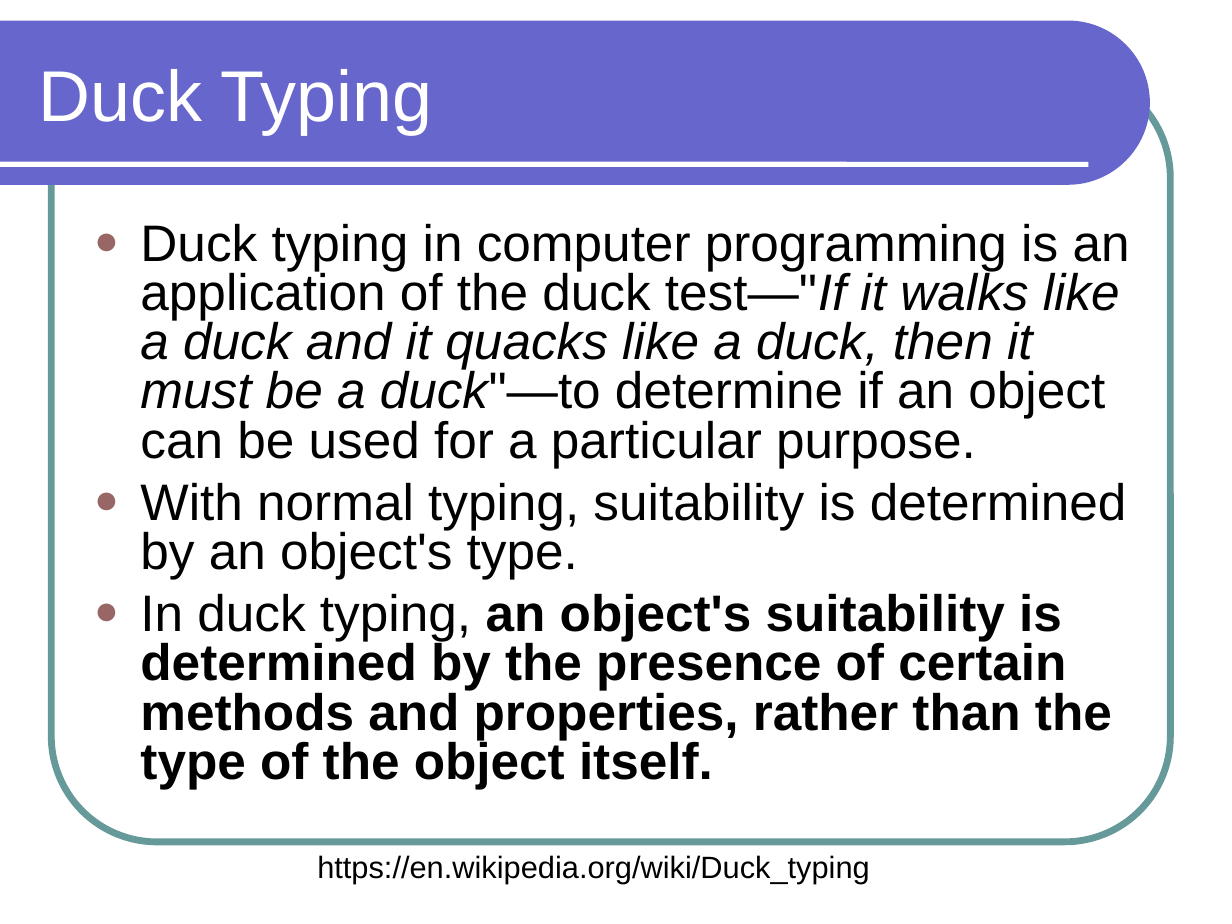
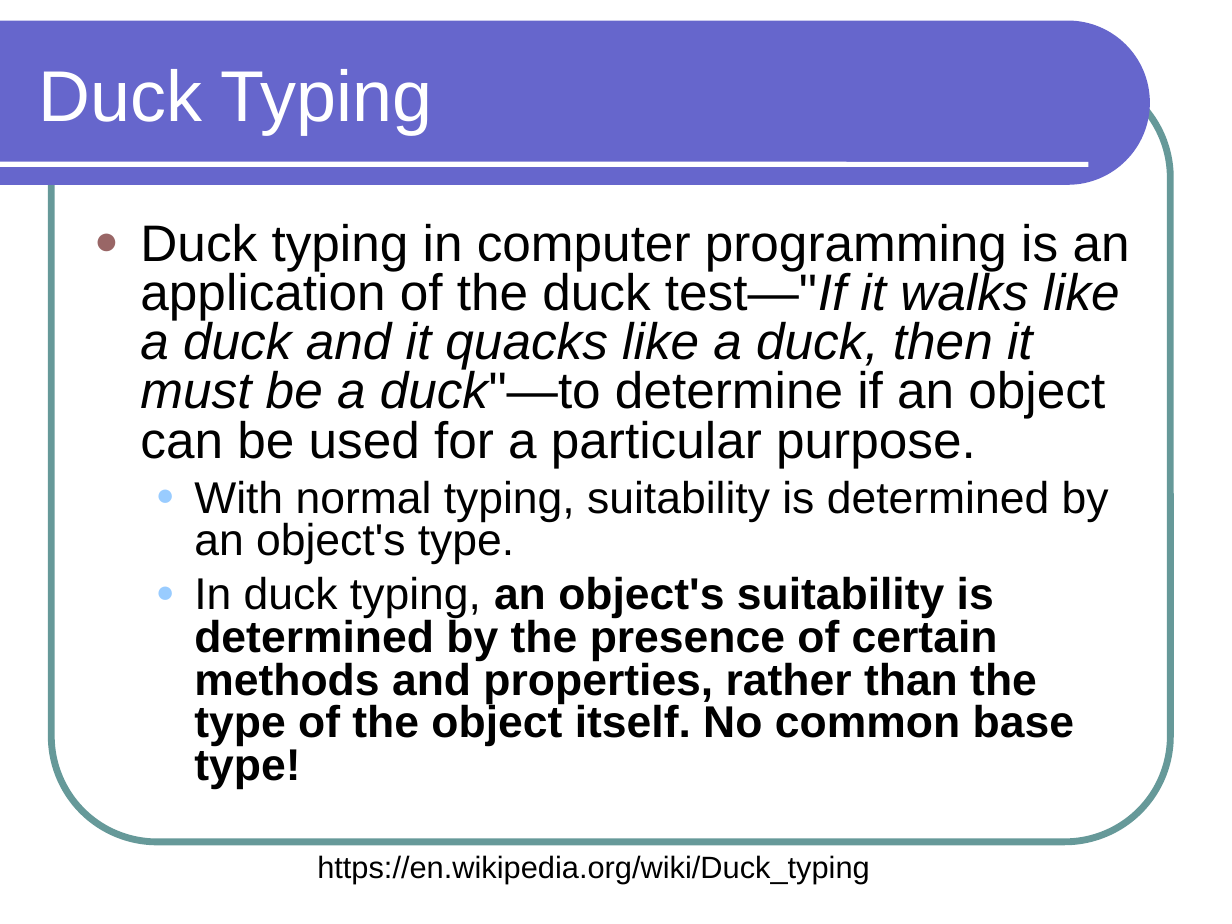
Before and after one commit to lutzhamel/CSC301, a slide deck: slide 7 of notes/csc301-ln019.ppt (slide 8 before the commit). Drawn at 1232x924 pixels with LibreOffice and Linux fonts; fonts in the diff are those of the drawing. Boxes give left, top, right and bottom in pixels: in the first picture for what was removed or moved away, otherwise in the second. Text is boxed around its words. In the diff, an @@ line names an element or a change of style, - is before the commit and + after.

```diff
--- a/notes/csc301-ln019.ppt
+++ b/notes/csc301-ln019.ppt
@@ text at (x1=194, y1=480, x2=1109, y2=565): size 30 to 26 pt in "With normal typing, suitability is determined by ..."; list level 1 to 2 in "With normal typing, suitability is ..."; bullet colour #996666 to #99CCFF @@
@@ text at (x1=194, y1=576, x2=1074, y2=789): text changed; size 30 to 26 pt @@
-● In duck typing, an object's suitability is determined by the presence of certain methods and properties, rather than the type of the object itself.
+  ● In duck typing, an object's suitability is determined by the presence of certain methods and properties, rather than the type of the object itself. No common base type!
```
Also in this commit, not shown: 4 other slides changed, 2 slides removed, 5 other files.
